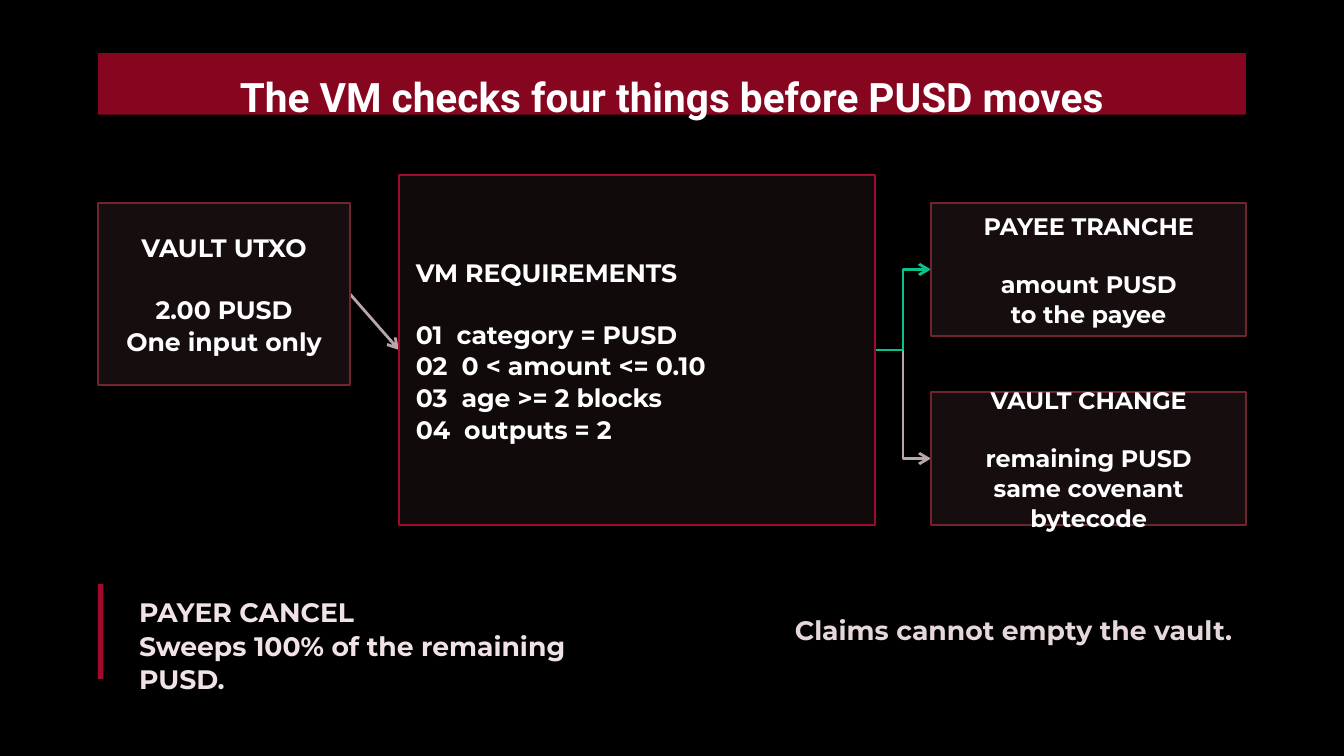
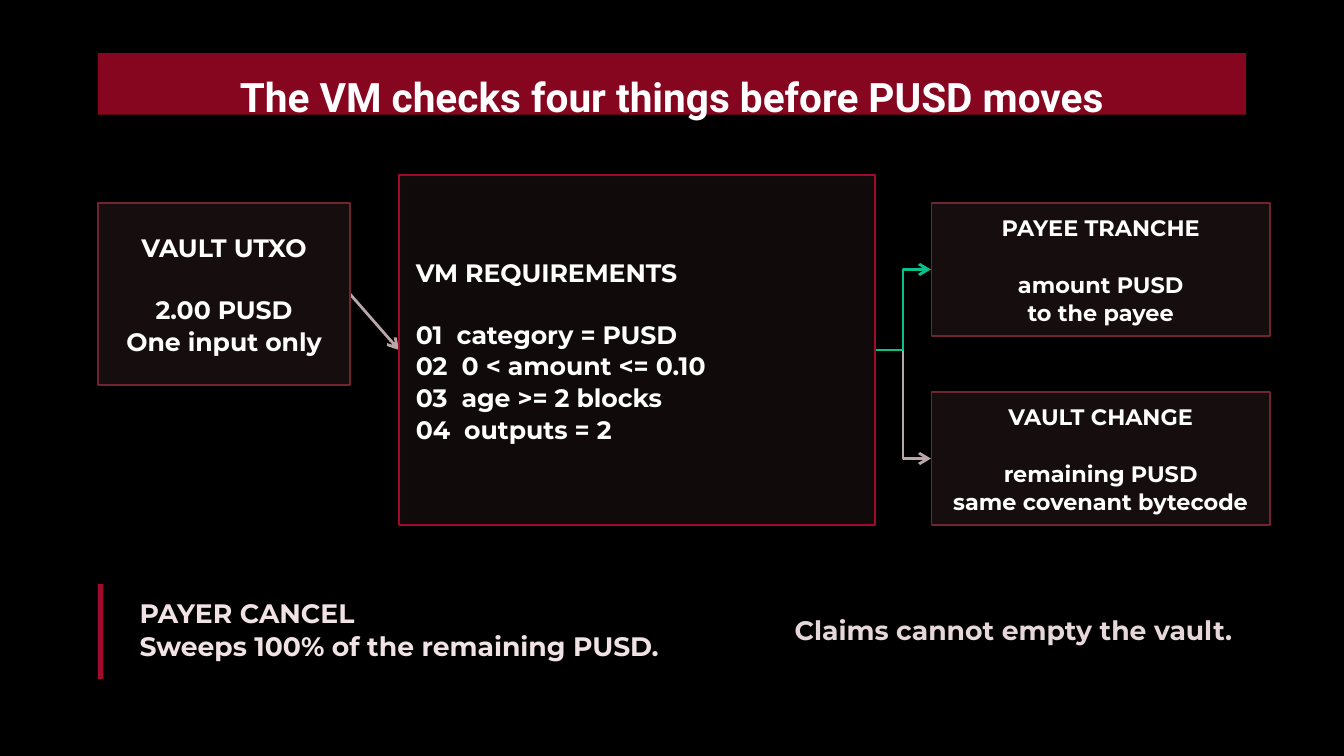
Before and after one commit to juangh123/streamvault.cash, a slide deck: slide 5 of docs/deck/StreamVault-BCH-Blaze-2026-Submission.pptx. Drawn at 1344x756 pixels with LibreOffice and Linux fonts; fonts in the diff are those of the drawing; background and template pictures are left out. Boxes give left, top, right and bottom in pixels: in the first picture for what was removed or moved away, otherwise in the second. Text is boxed around its words. In the diff, an @@ line names an element or a change of style, - is before the commit and + after.

```diff
--- a/docs/deck/StreamVault-BCH-Blaze-2026-Submission.pptx
+++ b/docs/deck/StreamVault-BCH-Blaze-2026-Submission.pptx
@@ rectangle "PAYEE TRANCHE": place and size @@
-rectangle "PAYEE TRANCHE" at [931,203,1246,336]
+rectangle "PAYEE TRANCHE" at [931,203,1270,336]
@@ rectangle "PAYEE TRANCHE" at [931,203,1270,336]: size 12.8 to 12 pt @@
@@ rectangle "VAULT CHANGE" at [931,392,1270,526]: size 12.8 to 12 pt @@
@@ rectangle "VAULT CHANGE": place and size @@
-rectangle "VAULT CHANGE" at [931,392,1246,526]
+rectangle "VAULT CHANGE" at [931,392,1270,526]
@@ text "PAYER CANCEL" rewrapped from [139,603,565,690] to [140,604,659,662] @@
```
Also in this commit, not shown: 4 other slides changed, 4 other files.
